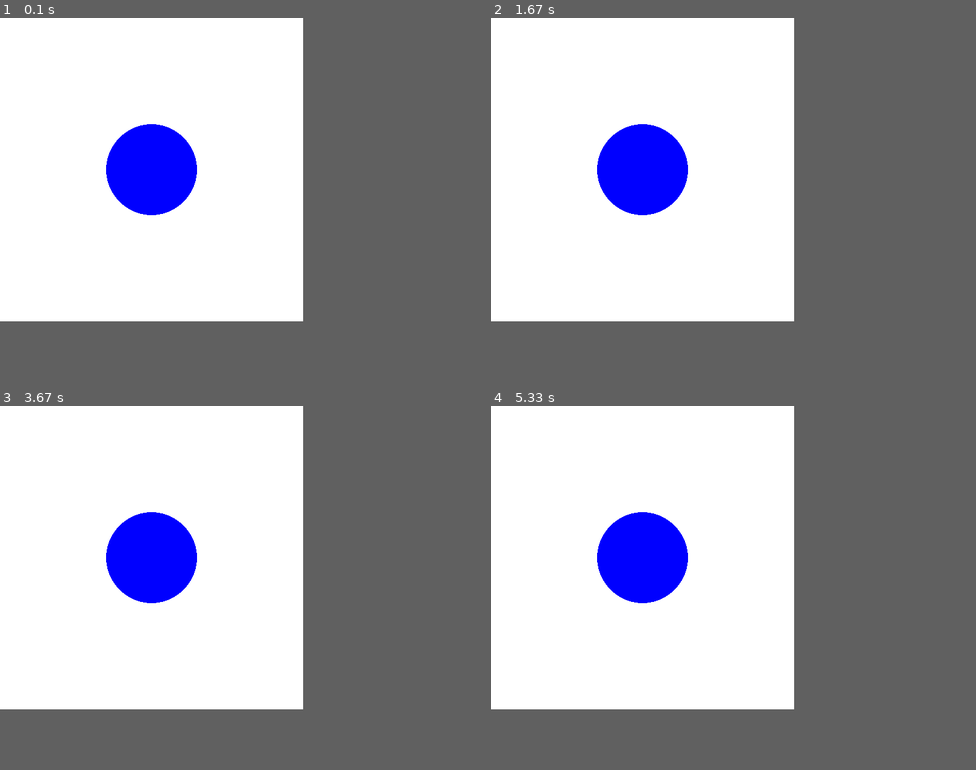
Above: before the commit, frames 1-4 (two rows, left to right).
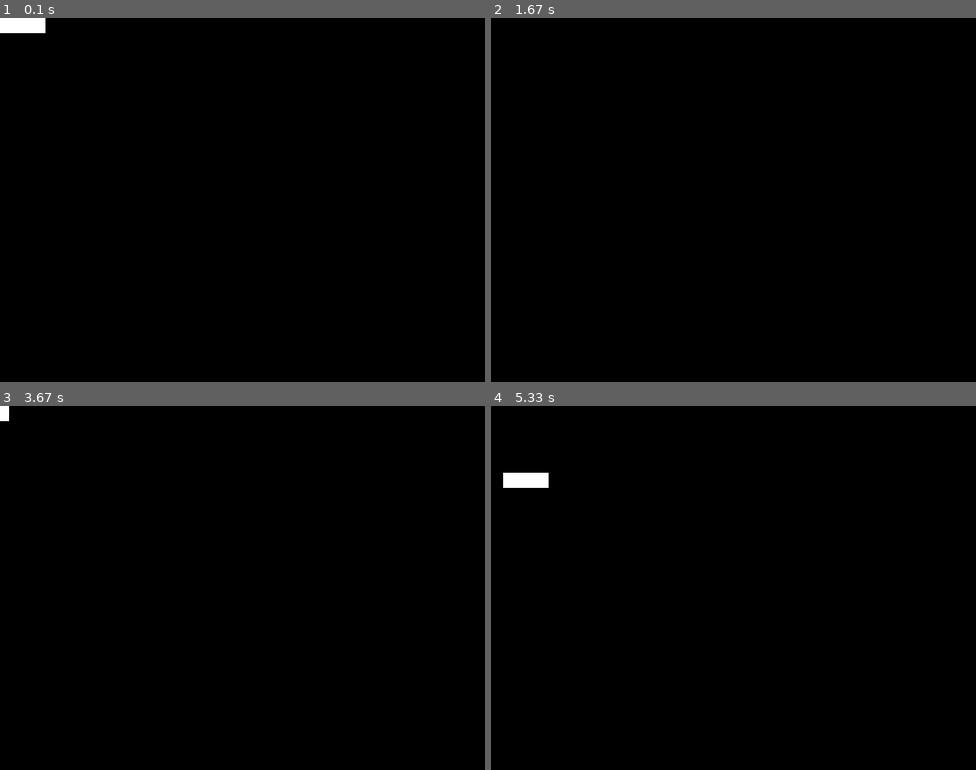
Above: after the commit, the same moments.

Repository: terlan98/Q-Learning-on-Taxi-Grid-Environment
Game: pygame game, started from GameGraphics.py
Same seed, same stepped clock (60 frames per second), same inputs: the game is played once before the commit and once after it.
Inputs:
- Up to frame 1 (0.1 s): no input
- Up to frame 2 (1.67 s): hold Right 0.33-0.8 s; hold Up 0.83-1.13 s
- Up to frame 3 (3.67 s): hold Left 1.67-2.2 s; hold Down 2.23-2.53 s; hold Left 2.57-2.97 s; hold Right from 3.4 s (still down)
- Up to frame 4 (5.33 s): release Right at 4.03 s; hold Down 4.07-4.43 s; hold Left 4.47-4.93 s; hold Right from 4.97 s (still down)
In our replay, the window is 500x500 before the commit and 800x600 after it. These sizes can differ from the game's own. Grey fills any space a smaller window leaves; there, only what the larger window draws over its background counts as a difference.

The runs differ from the first frame. In frame 1, 52% of the frame differs, in the area x 0-63%, y 0-84%; in frame 2, 52%; in frame 3, 52%; in frame 4, 52%.

Commit message:
Created "Player" object and it can move on the screen

Diff:
--- a/GameGraphics.py
+++ b/GameGraphics.py
@@ -1,29 +1,79 @@
-# Simple pygame program
+# Import the pygame module
+import pygame
 
-# Import and initialize the pygame library
-import pygame
+# Import pygame.locals for easier access to key coordinates
+# Updated to conform to flake8 and black standards
+from pygame.locals import (
+    K_UP,
+    K_DOWN,
+    K_LEFT,
+    K_RIGHT,
+    K_ESCAPE,
+    KEYDOWN,
+    QUIT,
+)
+
+# Define constants for the screen width and height
+SCREEN_WIDTH = 800
+SCREEN_HEIGHT = 600
+
+# Define a player object by extending pygame.sprite.Sprite
+# The surface drawn on the screen is now an attribute of 'player'
+class Player(pygame.sprite.Sprite):
+    def __init__(self):
+        super(Player, self).__init__()
+        self.surf = pygame.Surface((75, 25))
+        self.surf.fill((255, 255, 255))
+        self.rect = self.surf.get_rect()
+
+    # Move the sprite based on user keypresses
+    def update(self, pressed_keys):
+        if pressed_keys[K_UP]:
+            self.rect.move_ip(0, -5)
+        if pressed_keys[K_DOWN]:
+            self.rect.move_ip(0, 5)
+        if pressed_keys[K_LEFT]:
+            self.rect.move_ip(-5, 0)
+        if pressed_keys[K_RIGHT]:
+            self.rect.move_ip(5, 0)
+
+# Initialize pygame
 pygame.init()
 
-# Set up the drawing window
-screen = pygame.display.set_mode([500, 500])
+# Create the screen object
+# The size is determined by the constant SCREEN_WIDTH and SCREEN_HEIGHT
+screen = pygame.display.set_mode((SCREEN_WIDTH, SCREEN_HEIGHT))
 
-# Run until the user asks to quit
+# Instantiate player. Right now, this is just a rectangle.
+player = Player()
+
+# Variable to keep the main loop running
 running = True
+
+# Main loop
 while running:
-
-    # Did the user click the window close button?
+    # for loop through the event queue
     for event in pygame.event.get():
-        if event.type == pygame.QUIT:
+        # Check for KEYDOWN event
+        if event.type == KEYDOWN:
+            # If the Esc key is pressed, then exit the main loop
+            if event.key == K_ESCAPE:
+                running = False
+        # Check for QUIT event. If QUIT, then set running to false.
+        elif event.type == QUIT:
             running = False
 
-    # Fill the background with white
-    screen.fill((255, 255, 255))
+    # Get all the keys currently pressed
+    pressed_keys = pygame.key.get_pressed()
 
-    # Draw a solid blue circle in the center
-    pygame.draw.circle(screen, (0, 0, 255), (250, 250), 75)
+    # Update the player sprite based on user keypresses
+    player.update(pressed_keys)
 
-    # Flip the display
+    # Fill the screen with black
+    screen.fill((0, 0, 0))
+
+    # Draw the player on the screen
+    screen.blit(player.surf, player.rect)
+
+    # Update the display
     pygame.display.flip()
-
-# Done! Time to quit.
-pygame.quit()
